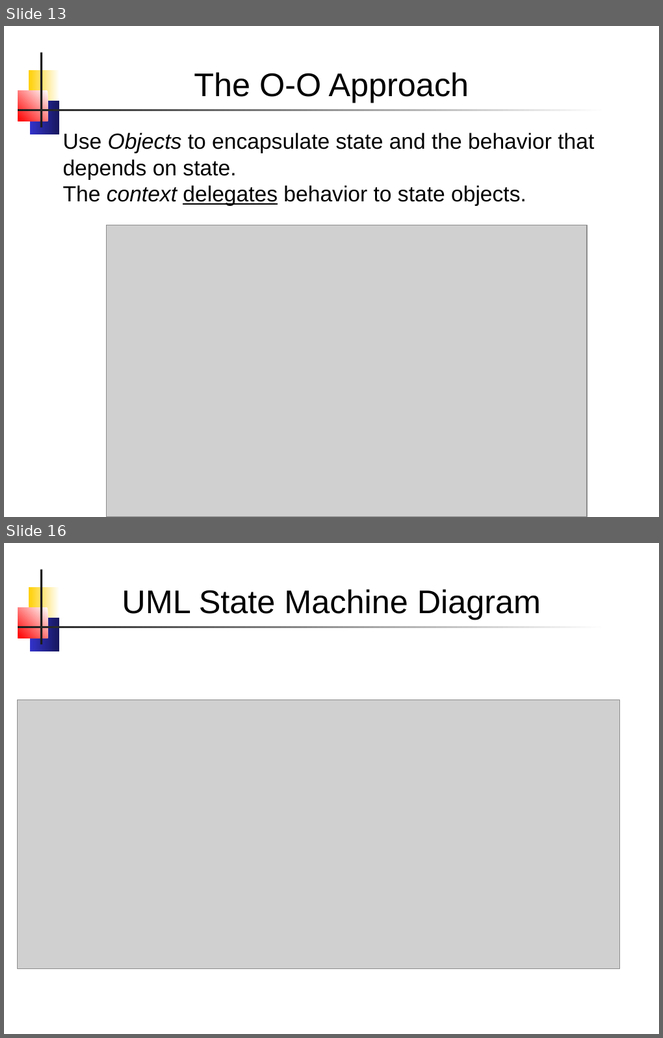
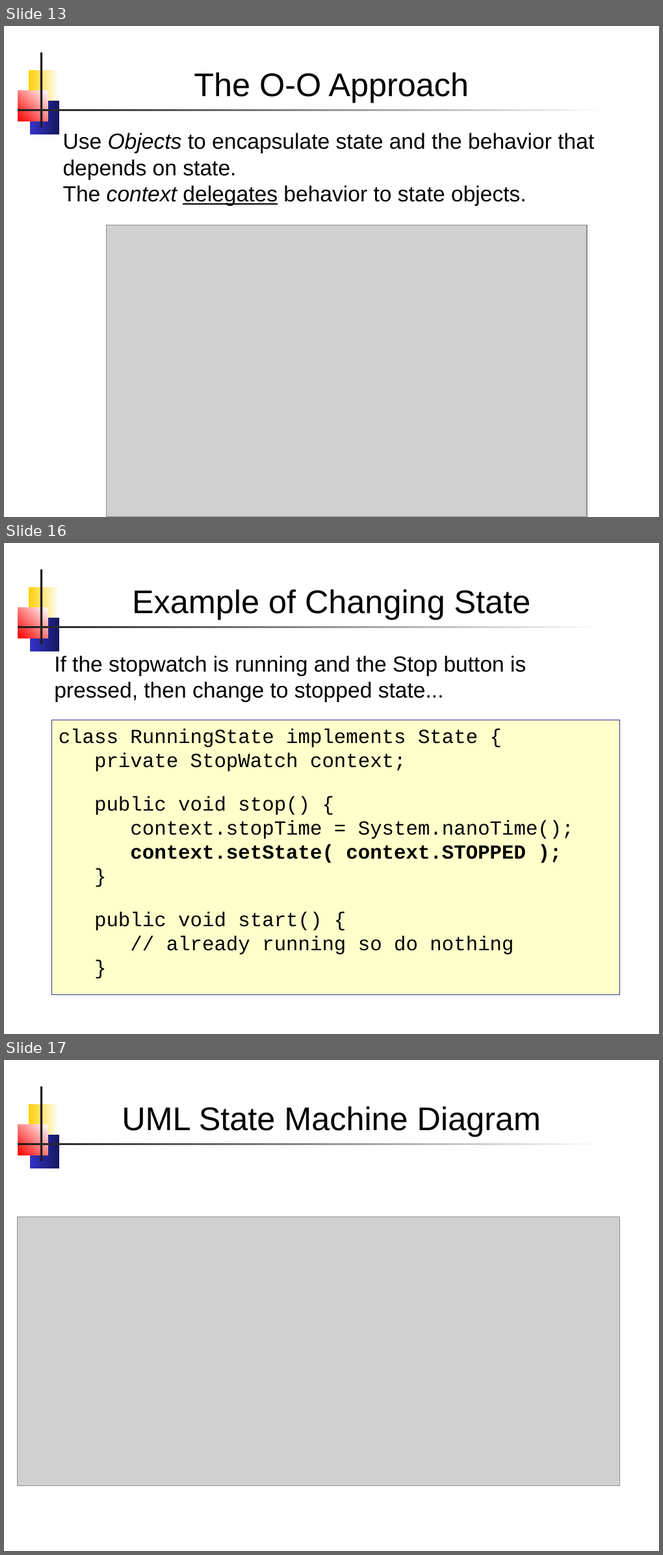
Before and after one commit to skeoop/skeoop.github.io, a slide deck: week9/State Machine.pptx. Shown one above the other, each under a label of ours: slides 13 and 16 before the commit, slides 13, 16 and 17 after it; the slides between them are not shown. The pictures are 663x1038 and 663x1555 pixels, drawn with LibreOffice and Linux fonts; fonts in the diff are those of the drawing; grey boxes stand for pictures. Boxes give left, top, right and bottom in pixels: in the first picture for what was removed or moved away, otherwise in the second. Text is boxed around its words. In the diff, an @@ line names an element or a change of style, - is before the commit and + after.

Commit message:
fix formatting in State Machine slides

```diff
--- a/week9/State Machine.pptx
+++ b/week9/State Machine.pptx
@@ slide 16 added at [4, 543, 659, 1034], background #FFFFFF; not listed: 5 template elements that a slide beside it also shows @@
@@ text added at [132, 589, 531, 620], 36 pt, text #000000 @@
+Example of Changing State
@@ text added at [54, 655, 526, 702], 24 pt, text #000000 @@
+If the stopwatch is running and the Stop button is pressed, then change to stopped state...
@@ rectangle added at [52, 720, 620, 995], fill #FFFFCC, outline #333399 0.74 pt, 22 pt, text #000000 @@
+class RunningState implements State {
+private StopWatch context;
+public void stop() {
+context.stopTime = System.nanoTime();
+context.setState( context.STOPPED );
+}
+public void start() {
+// already running so do nothing
+}
@@ what was slide 16 is now slide 17 @@
```
Also in this commit, not shown: 8 slides changed, 1 other file.
